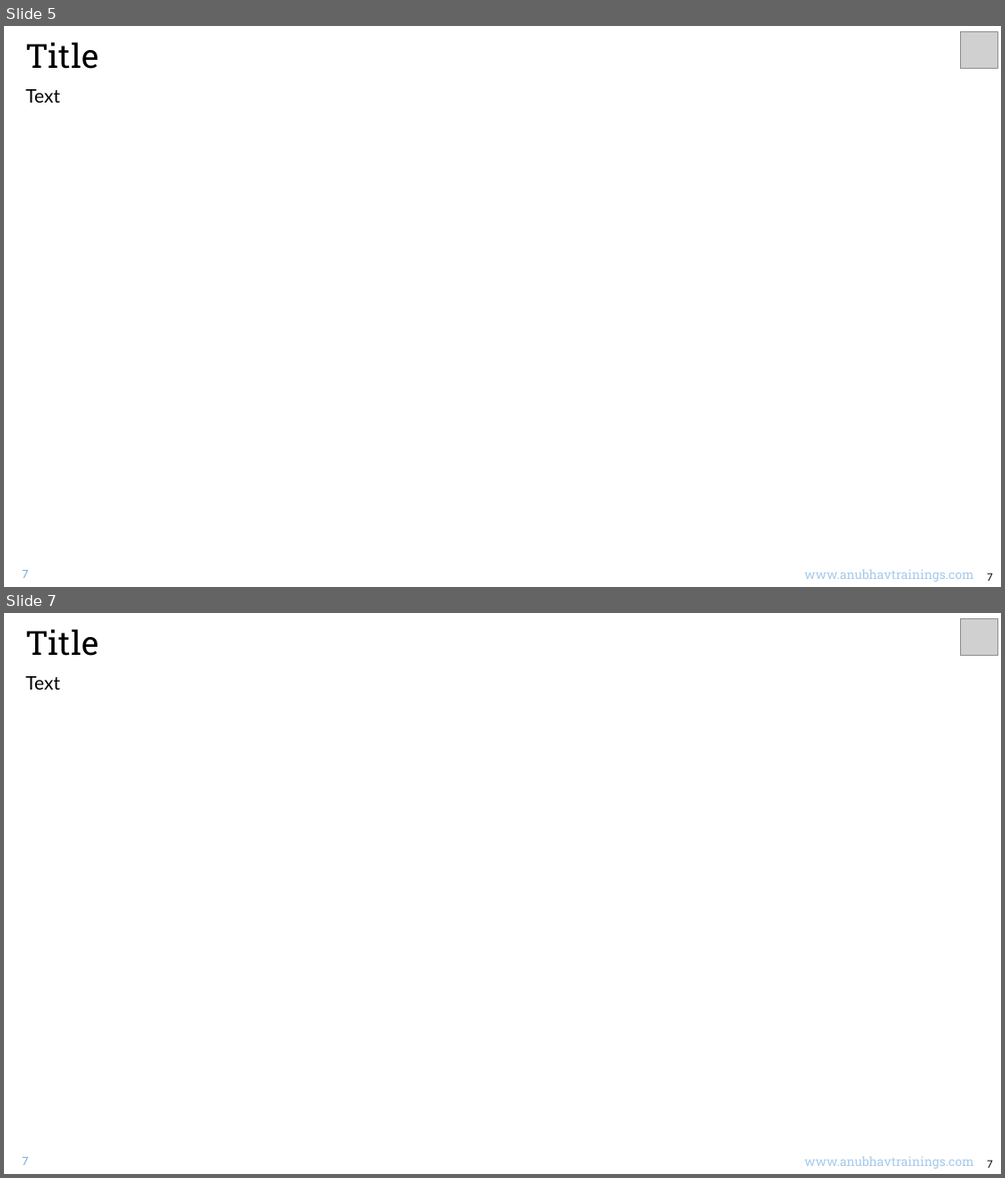
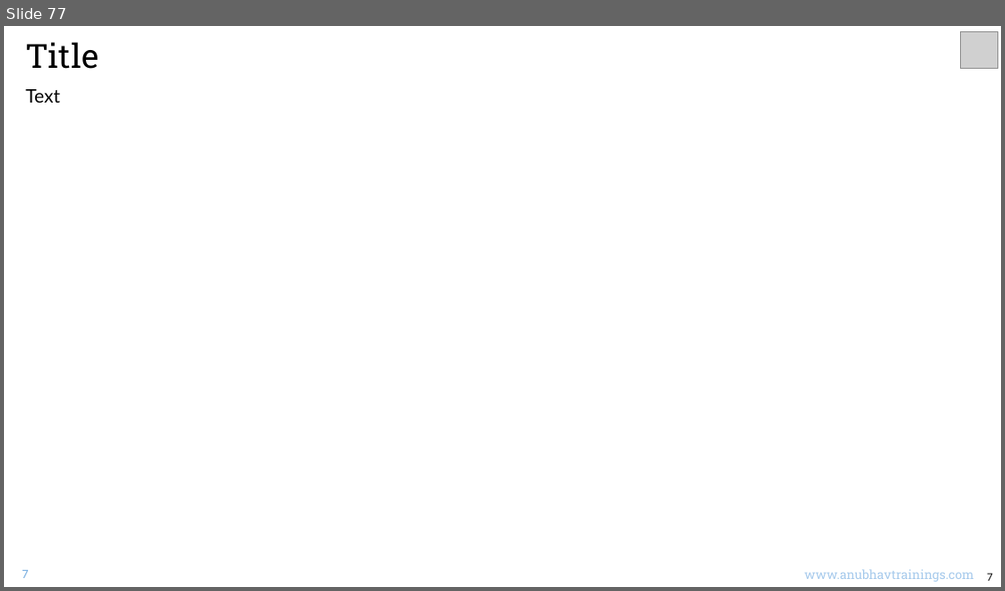
Before and after one commit to soyuztechnologies/typescript_training_capm, a slide deck: Day 3/DAY-3.pptx. Shown one above the other, each under a label of ours: slides 5 and 7 before the commit, slide 77 after it; the slides between them are not shown. The pictures are 1005x1178 and 1005x591 pixels, drawn with LibreOffice and Linux fonts; fonts in the diff are those of the drawing; grey boxes stand for pictures. Boxes give left, top, right and bottom in pixels: in the first picture for what was removed or moved away, otherwise in the second. Text is boxed around its words. In the diff, an @@ line names an element or a change of style, - is before the commit and + after.

Commit message:
Auto bot updater Anubhav Trainings

```diff
--- a/Day 3/DAY-3.pptx
+++ b/Day 3/DAY-3.pptx
@@ slide 7 removed at box(4, 613, 1001, 1174), background #FFFFFF @@
@@ text removed at box(25, 629, 98, 656) @@
-Title
@@ picture removed at box(960, 619, 997, 656) @@
@@ text removed at box(25, 676, 60, 690) @@
-Text
@@ text removed at box(22, 1157, 28, 1165) @@
-7
@@ text removed at box(804, 1156, 973, 1168) @@
-www.anubhavtrainings.com
@@ text removed at box(987, 1159, 993, 1167) @@
-7
@@ what was slide 5 is now slide 77 @@
```
Also in this commit, not shown: 1 slide changed, 72 slides added, 3 other slides removed, 2 other files.
